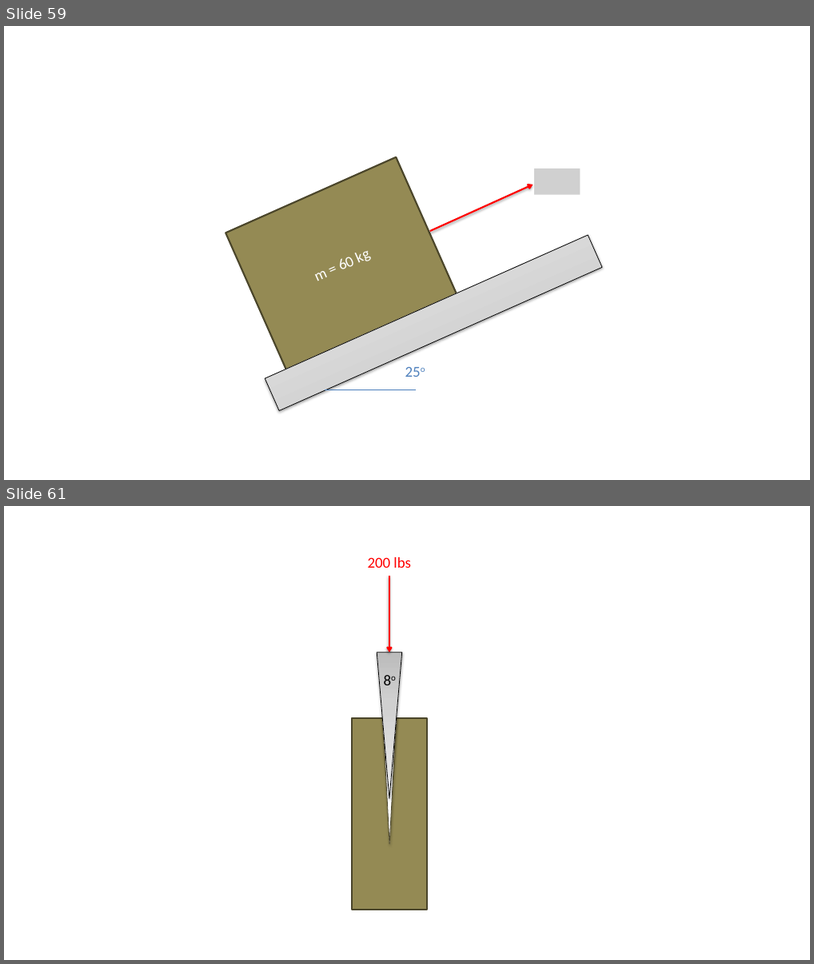
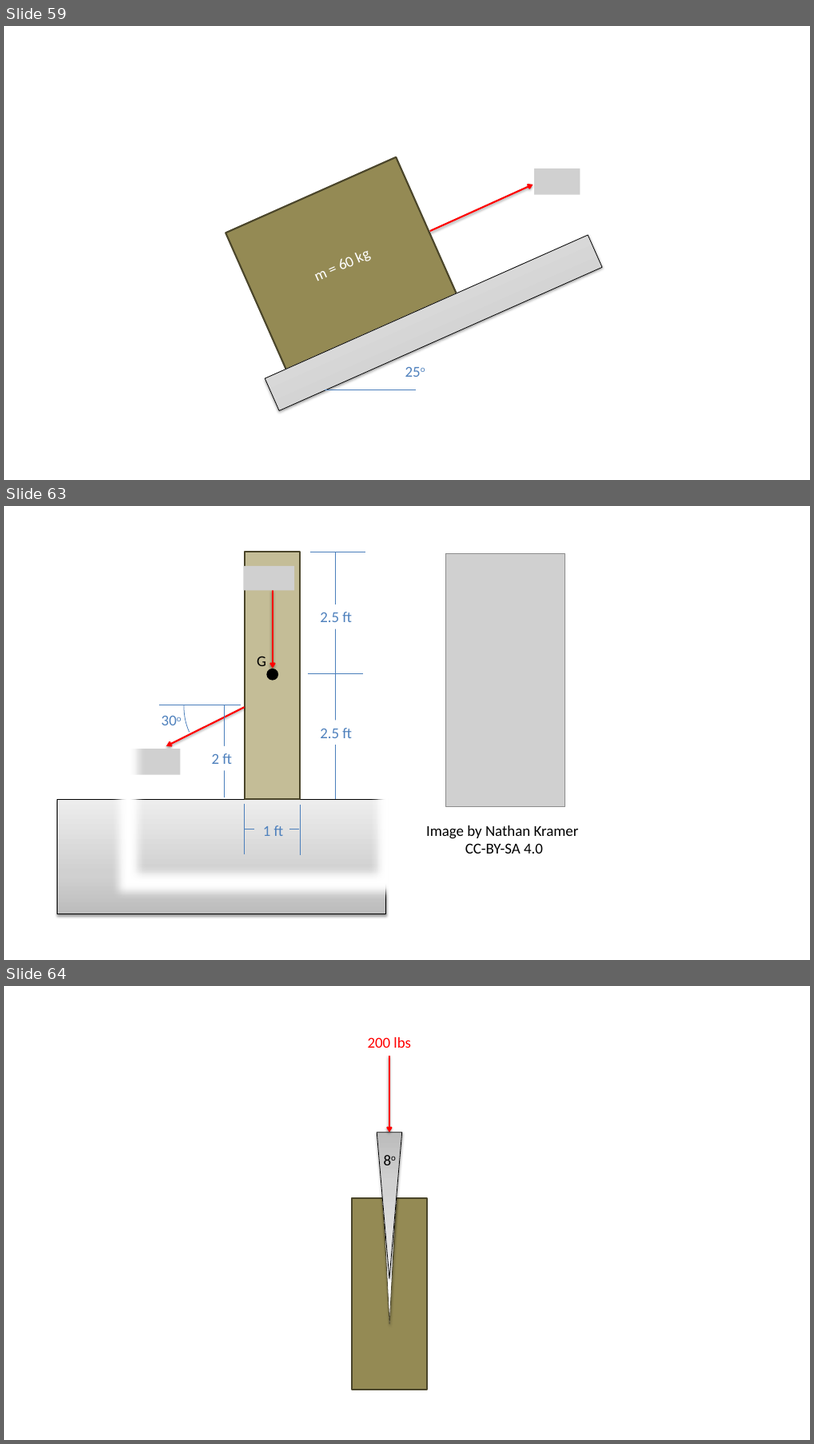
Before and after one commit to JacobMoore/mechanics_textbook, a slide deck: Homework Problems/Homework_Diagrams.pptx. Shown one above the other, each under a label of ours: slides 59 and 61 before the commit, slides 59, 63 and 64 after it; the slides between them are not shown. The pictures are 814x964 and 814x1444 pixels, drawn with LibreOffice and Linux fonts; fonts in the diff are those of the drawing; grey boxes stand for pictures. Boxes give left, top, right and bottom in pixels: in the first picture for what was removed or moved away, otherwise in the second. Text is boxed around its words. In the diff, an @@ line names an element or a change of style, - is before the commit and + after.

```diff
--- a/Homework Problems/Homework_Diagrams.pptx
+++ b/Homework Problems/Homework_Diagrams.pptx
@@ slide 63 added at [4,506,810,960], background #FFFFFF @@
@@ frame added at [111,506,402,898], fill #FFFFFF, outline #FFFFFF 2 pt @@
@@ rectangle added at [245,552,301,799], fill #C4BD97, outline #4A452A 2 pt @@
@@ line added from (366, 552) to (310, 552), #4B7EBC 0.75 pt @@
@@ line added from (335, 552) to (335, 799), #4B7EBC 0.75 pt @@
@@ picture added at [243,566,294,590] @@
@@ picture added at [446,554,565,808] @@
@@ arrow added from (273, 590) to (273, 668), #FF0000 2 pt @@
@@ text added at [320,612,352,622], 18 pt, text #4F81BD @@
+2.5 ft
@@ arc (boxed as its full ellipse) added at [184,646,306,768], outline #4B7EBC 0.75 pt @@
@@ text added at [257,656,266,666], 18 pt, text #000000 @@
+G
@@ ellipse added at [268,669,278,680], fill #000000, outline #000000 2 pt @@
@@ line added from (363, 673) to (308, 673), #4B7EBC 0.75 pt @@
@@ text added at [154,708,189,732], 18 pt, text #4F81BD @@
+30o
@@ line added from (241, 704) to (159, 704), #4B7EBC 0.75 pt @@
@@ arrow added from (245, 707) to (166, 746), #FF0000 2 pt @@
@@ line added from (224, 704) to (224, 797), #4B7EBC 0.75 pt @@
@@ text added at [320,728,352,738], 18 pt, text #4F81BD @@
+2.5 ft
@@ picture added at [130,748,180,775] @@
@@ text added at [212,753,232,764], 18 pt, text #4F81BD @@
+2 ft
@@ rectangle added at [58,800,386,914], fill gradient #BDBDBD to #D1D1D1 to #EEEEEE, outline #000000 0.75 pt @@
@@ line added from (245, 804) to (245, 854), #4B7EBC 0.75 pt @@
@@ line added from (300, 805) to (300, 855), #4B7EBC 0.75 pt @@
@@ line added from (254, 828) to (245, 828), #4B7EBC 0.75 pt @@
@@ text added at [263,825,284,836], 18 pt, text #4F81BD @@
+1 ft
@@ line added from (299, 828) to (290, 828), #4B7EBC 0.75 pt @@
@@ text added at [426,825,579,853], 18 pt, text #000000 @@
+Image by Nathan Kramer
+CC-BY-SA 4.0
@@ what was slide 61 is now slide 64 @@
```
Also in this commit, not shown: 3 slides changed, 2 other slides added, 4 other files.
